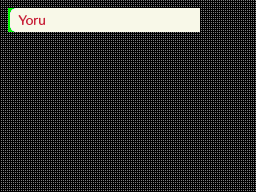
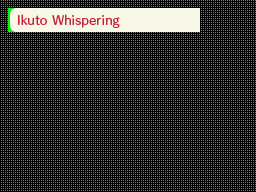
Two versions of the same layered image (256x192). Layer-by-layer changes:
added layer "Ikuto Whispering copy" above "Ikuto Whispering" over [18, 14, 120, 28]
hid "Yoru" over [18, 15, 45, 25]
